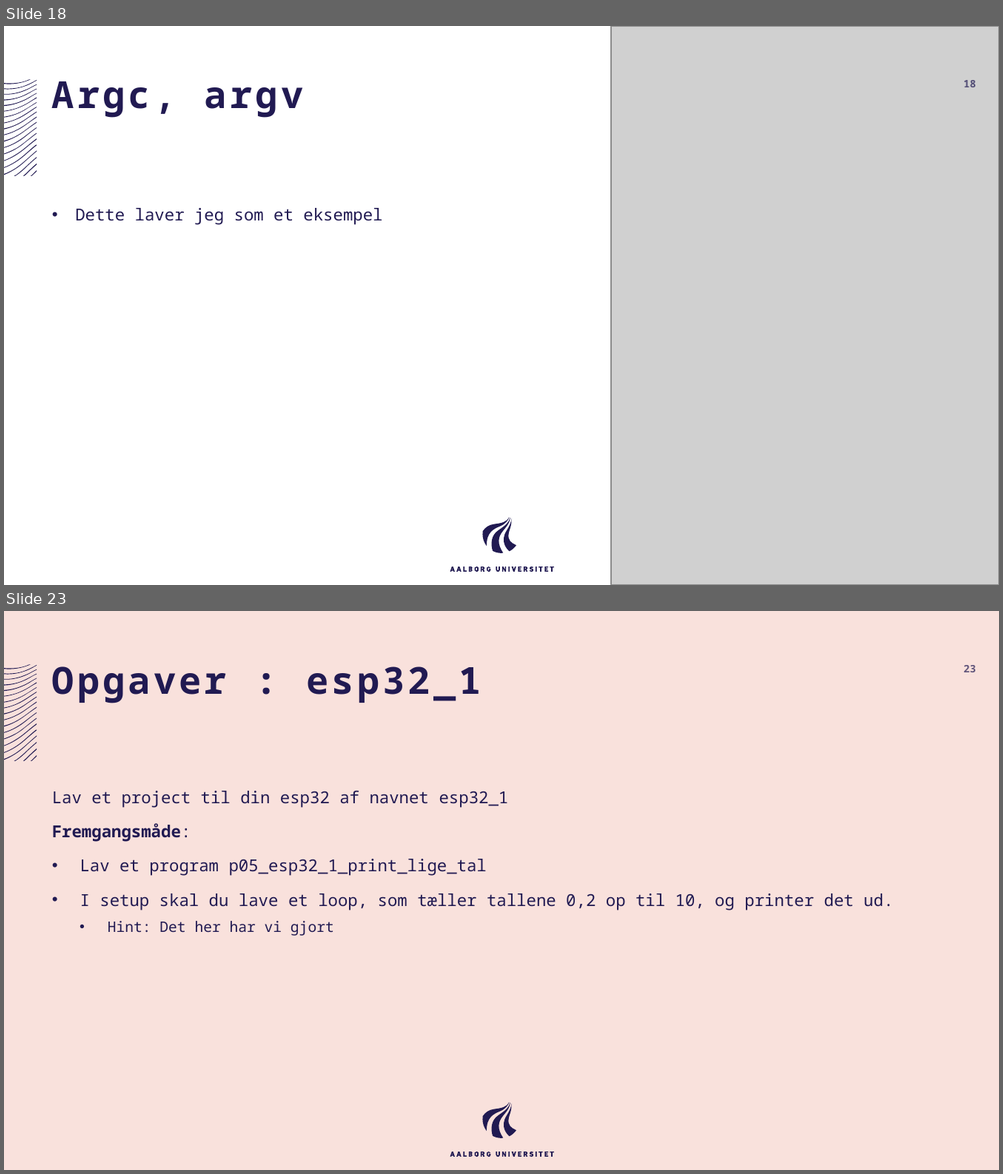
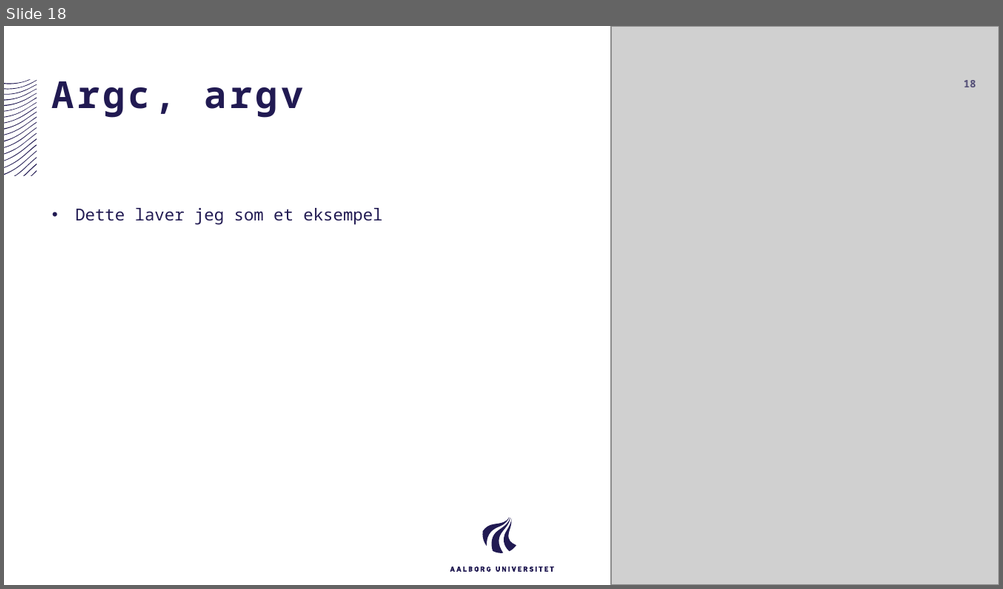
Before and after one commit to AAU-ST1-Programming/iterative_controlstructures, a slide deck: iterative_controlstructures.pptx. Shown one above the other, each under a label of ours: slides 18 and 23 before the commit, slide 18 after it; the slides between them are not shown. The pictures are 1003x1174 and 1003x589 pixels, drawn with LibreOffice and Linux fonts; fonts in the diff are those of the drawing; grey boxes stand for pictures. Boxes give left, top, right and bottom in pixels: in the first picture for what was removed or moved away, otherwise in the second. Text is boxed around its words. In the diff, an @@ line names an element or a change of style, - is before the commit and + after.

```diff
--- a/iterative_controlstructures.pptx
+++ b/iterative_controlstructures.pptx
@@ slide 23 removed at (4, 611, 999, 1170), background #F9E1DC; not listed: 40 template elements that a slide beside it also shows @@
@@ title removed at (52, 667, 481, 703) @@
-Opgaver : esp32_1
@@ page number removed at (963, 665, 976, 672) @@
-23
@@ text removed at (52, 791, 893, 936) @@
-Lav et project til din esp32 af navnet esp32_1
-Fremgangsmåde:
-• Lav et program p05_esp32_1_print_lige_tal
-• I setup skal du lave et loop, som tæller tallene 0,2 op til 10, og printer det ud.
-  • Hint: Det her har vi gjort
```
Also in this commit, not shown: 18 slides changed, 6 other slides removed, 1 other file.
